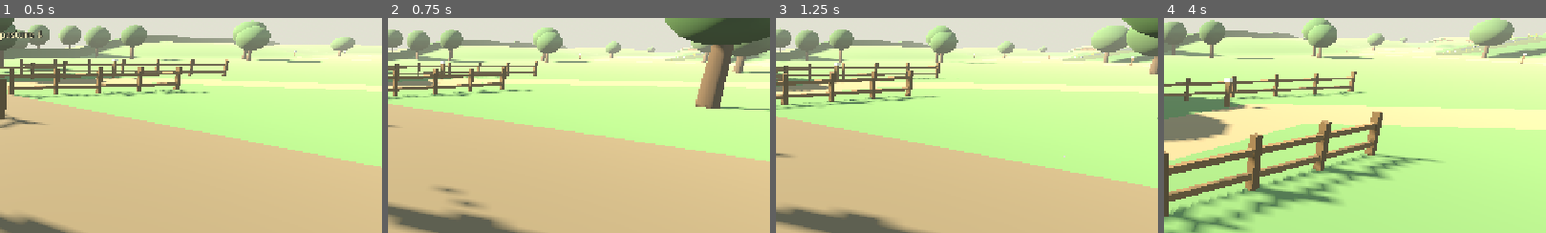
Above: before the commit, frames 1-4 (left to right).
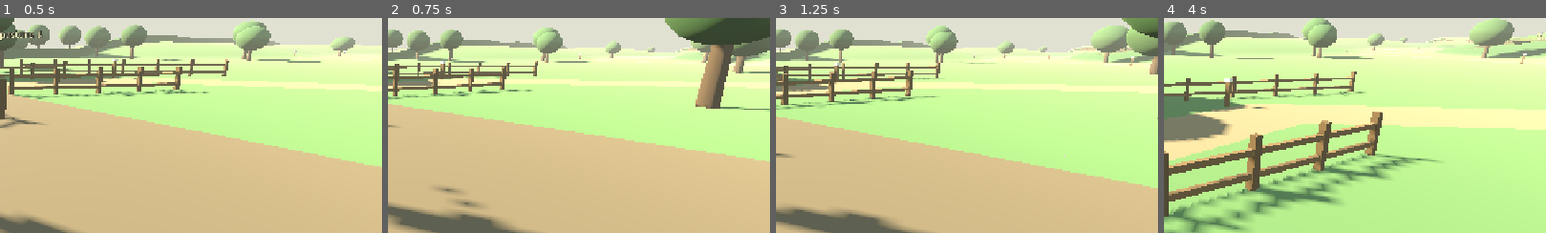
Above: after the commit, the same moments.

Repository: fortins4/devPlayground
Game: Godot game, scene res://scenes/prologue/opening_cattle_drive.tscn
Two runs of this game, one before a commit and one after it. Both use one fixed random seed, a clock stepped at 60 frames per second and the inputs below. This scene is started directly instead of the project's main scene.
Inputs (mouse positions are % of the whole screen's width and height, from its top left):
- Up to frame 1 (0.5 s): no input
- Up to frame 2 (0.75 s): tap Enter at 0.5 s; move the mouse to (55, 50) at 0.52 s; hold W (move_forward) from 0.53 s (still down); hold Right mouse button (attack_heavy) from 0.53 s (still down); click (55, 50) at 0.67 s
- Up to frame 3 (1.25 s): keep holding W (move_forward); keep holding Right mouse button (attack_heavy); tap Space (jump) at 0.77 s
- Up to frame 4 (4 s): keep holding W (move_forward); move the mouse to (45, 50) at 1.27 s; release Right mouse button (attack_heavy) at 1.28 s; click (45, 50) at 1.35 s; tap Space (jump) at 1.52, 3.02, 3.77 s; move the mouse to (52, 48) at 2.02 s; hold H (band_toggle) 2.03-2.78 s; move the mouse to (49, 52) at 2.77 s; tap Ctrl (crouch) at 2.85 s; click (49, 52) at 2.92 s; move the mouse to (57, 51) at 3.52 s; hold Q (cycle_weapon) from 3.53 s (still down)
The pictures show only the part of the screen within x 50-100%, y 24-74%; the shares and areas given below are measured in that part.

Frame 1 is identical in both runs. In frame 2, 0.2% of the frame differs, in the area x 72-84%, y 16-20%; in frame 3, 0.3%; in frame 4, 0.6%, in the area x 71-100%, y 6-18%.

Commit message:
Opening: naturalise the two west-of-lane decorative bog patches
Reuse the shared organic bog treatment from the back-paddock patch for the
two visual bogs west of the lane (was flat draped squares). Each patch gets
its own noise seed / harmonic phase so the outlines differ, a shallow dip in
OpeningTerrain.height_at + bake (collider == mesh), grass→moss→peat vertex
paint, and a few pools / tussocks / rushes / bog cotton. No stuck/slow logic
— decorative only. Patch 1 nudged slightly west of the old centre so the
dip stays clear of the lane and the dog-ambush straight; lane centreline
height unchanged vs parent.

Diff:
--- a/scripts/prologue/opening_farm_greybox.gd
+++ b/scripts/prologue/opening_farm_greybox.gd
@@ -181,8 +181,9 @@
 func _bog_ground(x: float, z: float, h: float) -> Color:
 	var n := Terrain._bnoise().get_noise_2d(x * 0.9 + 100.0, z * 0.9 - 60.0)
 	var c := C_BOG_MOSS.lerp(C_BOG_PEAT, clampf(0.5 + n * 1.4, 0.0, 1.0))
-	# Wet floor reads darker: up to ~35 % darker near the water line.
-	var wet := clampf((-h - 0.2) / maxf(-Terrain.BOG_WATER_Y - 0.2, 0.01), 0.0, 1.0)
+	# Wet floor reads darker from dip depth (works for the main bog and the decorative patches).
+	var depth := Terrain.bog_depth(x, z) + Terrain.deco_bog_depth(x, z)
+	var wet := clampf((depth - 0.12) / 0.35, 0.0, 1.0)
 	return c.darkened(0.35 * wet)
 
 
@@ -223,6 +224,10 @@
 				var bm := Terrain.bog_mask(x, z)
 				if bm > 0.0:
 					c = c.lerp(_bog_ground(x, z, h), bm)
+			# Decorative west-of-lane bog patches (same moss/peat fade, no square overlays).
+			var dm := Terrain.deco_bog_mask(x, z)
+			if dm > 0.0:
+				c = c.lerp(_bog_ground(x, z, h), dm)
 			cols[i] = c
 			var hl := hs[iz * w + maxi(ix - 1, 0)]
 			var hr := hs[iz * w + mini(ix + 1, w - 1)]
@@ -257,7 +262,7 @@
 			verts.append(Vector3(Terrain.MIN_X + float(ix) * step, hs[i], Terrain.MIN_Z + float(iz) * step))
 			vn.append(nrms[i])
 			vc.append(cols[i])
-			if hs[i] > 0.0005 or cols[i] != C_GRASS:
+			if absf(hs[i]) > 0.0005 or cols[i] != C_GRASS:
 				flat = false
 	var idx := PackedInt32Array()
 	if flat:
@@ -440,9 +445,9 @@
 	## drops below the water line, then tussocks, rush clumps and bog cotton scattered by the mask.
 	_build_bog_water()
 	_build_bog_plants()
-	# Extra visual bog patches west of the lane (draped on whatever ground they sit on).
-	_build_bog_patch(Vector3(-10.0, 0.0, 100.0), Vector3(14.0, 2.0, 10.0), 5521)
-	_build_bog_patch(Vector3(-55.0, 0.0, 160.0), Vector3(18.0, 2.0, 14.0), 7733)
+	# Decorative west-of-lane bog patches: same organic treatment (shallower dip, no stuck logic).
+	for p in Terrain.deco_bogs():
+		_build_deco_bog_patch(p)
 
 
 func _build_bog_water() -> void:
@@ -561,27 +566,137 @@
 	(tools[key][0] as SurfaceTool).append_from(mesh, 0, xf)
 
 
-func _build_bog_patch(center: Vector3, size: Vector3, seed_val: int) -> void:
-	var half := size * 0.5
-	var box := AABB(center - half, size)
-	_drape_rect(Vector3(center.x, 0.0, center.z), size.x, size.z, 0.0, 0.03, C_BOG)
+func _build_deco_bog_patch(p: Dictionary) -> void:
+	## One decorative organic bog: pools where the shallow dip is deep enough, plus a few
+	## tussocks / rush clumps / bog cotton. No flat square, slab or rim — paint is in the terrain.
+	_build_deco_bog_water(p)
+	_build_deco_bog_plants(p)
+
+
+func _build_deco_bog_water(p: Dictionary) -> void:
+	## These patches sit on hill skirts, so one level sheet would float over the downhill side.
+	## Instead the water surface follows the UNDIPPED ground, water_rel below it, on the same grid
+	## and diagonal as the terrain. It only rises above the (dipped) ground where the dip is deeper
+	## than water_rel, so the terrain clips it into pools in the hollows between the hummocks.
+	var cx := float(p["cx"])
+	var cz := float(p["cz"])
+	var water_rel := float(p["water_rel"])
+	var e := int(ceil(float(p["extent"])))
+	var verts := PackedVector3Array()
+	var norms := PackedVector3Array()
+	var idx := PackedInt32Array()
+	for iz in range(-e, e):
+		for ix in range(-e, e):
+			var x0 := cx + float(ix)
+			var z0 := cz + float(iz)
+			var cs := [Vector2(x0, z0), Vector2(x0 + 1.0, z0), Vector2(x0, z0 + 1.0), Vector2(x0 + 1.0, z0 + 1.0)]
+			var wet := false
+			var ws: Array[float] = []
+			for c: Vector2 in cs:
+				var dep := Terrain.deco_bog_depth_one(p, c.x, c.y)
+				ws.append(_ground_y(Vector3(c.x, 0, c.y)) + dep - water_rel)
+				if dep > water_rel + 0.005:
+					wet = true
+			if not wet:
+				continue
+			var b := verts.size()
+			for k in 4:
+				verts.append(Vector3(cs[k].x, ws[k], cs[k].y))
+				norms.append(Vector3.UP)
+			idx.append_array([b, b + 1, b + 2, b + 1, b + 3, b + 2])
+	if verts.is_empty():
+		return
+	var arrays := []
+	arrays.resize(Mesh.ARRAY_MAX)
+	arrays[Mesh.ARRAY_VERTEX] = verts
+	arrays[Mesh.ARRAY_NORMAL] = norms
+	arrays[Mesh.ARRAY_INDEX] = idx
+	var am := ArrayMesh.new()
+	am.add_surface_from_arrays(Mesh.PRIMITIVE_TRIANGLES, arrays)
+	var mi := MeshInstance3D.new()
+	mi.name = "DecoBogWater"
+	mi.mesh = am
+	var m := StandardMaterial3D.new()
+	m.albedo_color = C_BOG_POOL
+	# Pools follow the skirt slope: keep specular low so grazing views never go sky-pale.
+	m.roughness = 0.6
+	m.metallic_specular = 0.05
+	m.cull_mode = BaseMaterial3D.CULL_DISABLED
+	mi.material_override = m
+	_gen.add_child(mi)
+
+
+func _build_deco_bog_plants(p: Dictionary) -> void:
 	var rng := RandomNumberGenerator.new()
-	rng.seed = seed_val
-	for i in 5:
-		var px := rng.randf_range(box.position.x + 2.0, box.end.x - 2.0)
-		var pz := rng.randf_range(box.position.z + 2.0, box.end.z - 2.0)
-		var sx := rng.randf_range(1.0, 2.2)
-		var sz := rng.randf_range(0.8, 1.7)
-		_drape_disc(Vector3(px, 0.0, pz), sx, sz, 0.06, C_BOG_WATER)
-	for i in 28:
-		var px := rng.randf_range(box.position.x, box.end.x)
-		var pz := rng.randf_range(box.position.z, box.end.z)
-		var h := rng.randf_range(0.55, 1.2)
-		_mesh_box(_gen, _on_ground(Vector3(px, h * 0.5 - 0.05, pz)), Vector3(0.08, h, 0.08), C_REED)
-	for i in 10:
-		var px := rng.randf_range(box.position.x, box.end.x)
-		var pz := rng.randf_range(box.position.z, box.end.z)
-		_mesh_sphere(_gen, _on_ground(Vector3(px, 0.35, pz)), 0.12, C_STAKE_TOP)
+	rng.seed = int(p["seed"])
+	var tools := {}
+	var sphere := SphereMesh.new()
+	sphere.radius = 1.0
+	sphere.height = 2.0
+	sphere.radial_segments = 8
+	sphere.rings = 4
+	var blade := BoxMesh.new()
+	blade.size = Vector3.ONE
+	var ext := float(p["extent"])
+	var cx := float(p["cx"])
+	var cz := float(p["cz"])
+	var water_rel := float(p["water_rel"])
+	var want_t := 18
+	var want_r := 10
+	var placed_t := 0
+	var placed_r := 0
+	var tries := 0
+	while (placed_t < want_t or placed_r < want_r) and tries < 1200:
+		tries += 1
+		var pos := Vector3(cx + rng.randf_range(-ext, ext), 0.0, cz + rng.randf_range(-ext, ext))
+		var msk := Terrain.deco_bog_mask_one(p, pos.x, pos.z)
+		if msk < 0.08:
+			continue
+		var gy := _ground_y(pos)
+		var depth := Terrain.deco_bog_depth_one(p, pos.x, pos.z)
+		if depth > water_rel - 0.02:
+			continue  # open water / pool
+		var keep := 0.2 + 0.8 * msk
+		if rng.randf() > keep:
+			continue
+		if placed_t < want_t and (placed_r >= want_r or rng.randf() < 0.6):
+			var r := rng.randf_range(0.22, 0.48) * (0.6 + 0.4 * msk)
+			var col: Color = C_TUSSOCK[rng.randi() % C_TUSSOCK.size()]
+			var xf := Transform3D(
+				Basis.from_euler(Vector3(0, rng.randf() * TAU, 0)).scaled(
+					Vector3(r, r * rng.randf_range(0.45, 0.7), r * rng.randf_range(0.8, 1.2))),
+				Vector3(pos.x, gy - r * 0.12, pos.z))
+			_st_append(tools, col, sphere, xf)
+			placed_t += 1
+		elif placed_r < want_r and msk > 0.25:
+			var blades := rng.randi_range(5, 9)
+			for b in blades:
+				var hh := rng.randf_range(0.4, 1.0)
+				var off := Vector3(rng.randf_range(-0.22, 0.22), 0.0, rng.randf_range(-0.22, 0.22))
+				var tilt := Basis.from_euler(Vector3(rng.randf_range(-0.3, 0.3), rng.randf() * TAU, rng.randf_range(-0.3, 0.3)))
+				var base := Vector3(pos.x, gy - 0.05, pos.z) + off
+				var xf := Transform3D(tilt.scaled(Vector3(0.03, hh, 0.03)), base + tilt * Vector3(0, hh * 0.5, 0))
+				_st_append(tools, C_RUSH[rng.randi() % C_RUSH.size()], blade, xf)
+			placed_r += 1
+	# Bog cotton on the drier hummocks.
+	for i in 8:
+		var pos := Vector3(cx + rng.randf_range(-ext, ext), 0.0, cz + rng.randf_range(-ext, ext))
+		if Terrain.deco_bog_mask_one(p, pos.x, pos.z) < 0.45:
+			continue
+		if Terrain.deco_bog_depth_one(p, pos.x, pos.z) > water_rel - 0.04:
+			continue
+		var xf := Transform3D(Basis().scaled(Vector3.ONE * 0.07),
+			Vector3(pos.x, _ground_y(pos) + rng.randf_range(0.2, 0.4), pos.z))
+		_st_append(tools, C_STAKE_TOP, sphere, xf)
+	for key in tools:
+		var st: SurfaceTool = tools[key][0]
+		st.generate_normals()
+		var mi := MeshInstance3D.new()
+		mi.name = "DecoBogPlants"
+		mi.mesh = st.commit()
+		mi.material_override = _mat(tools[key][1])
+		_gen.add_child(mi)
+	print("OPENING_DECO_BOG cx=%.1f cz=%.1f tussocks=%d rush_clumps=%d" % [cx, cz, placed_t, placed_r])
 
 
 func _back_gap_x() -> float:
--- a/scripts/prologue/opening_terrain.gd
+++ b/scripts/prologue/opening_terrain.gd
@@ -42,10 +42,28 @@
 const BOG_WATER_Y := -0.53
 
 static var _bog_noise: FastNoiseLite = null
+static var _deco_noises: Dictionary = {}  # seed → FastNoiseLite
 static var _caps: Array = []  # [{cx, cz, rx, rz, ry, sink, color, kind, name}]
 static var _mouth_x: float = -28.0
 static var _heights: PackedFloat32Array = PackedFloat32Array()
 static var _baked_for: float = NAN
+
+## Decorative west-of-lane bog patches (organic outline + shallow dip + paint). Visual only —
+## no stuck/slow logic. Sizes match the old flat squares; shallower dip than the main bog.
+## Keys: cx, cz, r, extent, blend, feather, dip, hummock, ease, seed, phase, water_rel (pool
+## surface this far below the undipped ground — only hollows deeper than it flood).
+const DECO_BOGS: Array = [
+	{  # nearer patch, west of Bend5 (was 14×10 square at (-10, 100))
+		"cx": -14.0, "cz": 102.0, "r": 5.6, "extent": 9.0,
+		"blend": 1.6, "feather": 0.5, "dip": 0.30, "hummock": 0.14, "ease": 2.5,
+		"seed": 5521, "phase": 1.3, "water_rel": 0.33,
+	},
+	{  # farther patch, west of Bend8 (was 18×14 square at (-55, 160))
+		"cx": -55.0, "cz": 160.0, "r": 7.2, "extent": 11.5,
+		"blend": 1.8, "feather": 0.55, "dip": 0.32, "hummock": 0.14, "ease": 2.7,
+		"seed": 7733, "phase": 4.1, "water_rel": 0.38,
+	},
+]
 
 
 ## Rebuild cap list (PastureMouth x moves the mouth berms). Invalidates the baked grid.
@@ -158,7 +176,7 @@
 		var f := cap_value(cap, x, z)
 		if f > acc - FILLET:
 			acc = _smax(acc, f, FILLET)
-	return acc - bog_depth(x, z)
+	return acc - bog_depth(x, z) - deco_bog_depth(x, z)
 
 
 # ---------------------------------------------------------------- bog patch
@@ -210,6 +228,80 @@
 	var prof := smoothstep(-BOG_FEATHER, 3.5, e)
 	var hum := BOG_HUMMOCK * _bnoise().get_noise_2d(x * 1.25 + 40.0, z * 1.25 - 17.0) * 1.8
 	return prof * (BOG_DIP - hum)
+
+
+# ---------------------------------------------------------------- decorative west bog patches
+
+static func deco_bogs() -> Array:
+	return DECO_BOGS
+
+
+static func _deco_noise(seed_val: int) -> FastNoiseLite:
+	if not _deco_noises.has(seed_val):
+		var n := FastNoiseLite.new()
+		n.seed = seed_val
+		n.noise_type = FastNoiseLite.TYPE_SIMPLEX_SMOOTH
+		n.frequency = 0.18
+		n.fractal_type = FastNoiseLite.FRACTAL_FBM
+		n.fractal_octaves = 2
+		_deco_noises[seed_val] = n
+	return _deco_noises[seed_val]
+
+
+## Signed edge distance for decorative patch `p`: + inside, − outside.
+static func deco_bog_edge(p: Dictionary, x: float, z: float) -> float:
+	var dx := x - float(p["cx"])
+	var dz := z - float(p["cz"])
+	var d := sqrt(dx * dx + dz * dz)
+	var extent := float(p["extent"])
+	if d > extent:
+		return -(d - extent) - 2.0
+	var a := atan2(dz, dx)
+	var phase := float(p["phase"])
+	var r := float(p["r"]) * (1.0 + 0.17 * sin(3.0 * a + 0.6 + phase)
+		+ 0.10 * sin(5.0 * a + 2.4 + phase * 0.7)
+		+ 0.05 * sin(9.0 * a + 1.1 + phase * 1.3))
+	r += 1.0 * _deco_noise(int(p["seed"])).get_noise_2d(x, z)
+	return r - d
+
+
+static func deco_bog_mask_one(p: Dictionary, x: float, z: float) -> float:
+	return smoothstep(-float(p["feather"]), float(p["blend"]), deco_bog_edge(p, x, z))
+
+
+## Soft mask across every decorative patch (for vertex-colour blend). Max of individuals.
+static func deco_bog_mask(x: float, z: float) -> float:
+	var best := 0.0
+	for p in DECO_BOGS:
+		var dx := x - float(p["cx"])
+		var dz := z - float(p["cz"])
+		if dx * dx + dz * dz > float(p["extent"]) * float(p["extent"]):
+			continue
+		best = maxf(best, deco_bog_mask_one(p, x, z))
+	return best
+
+
+static func deco_bog_depth_one(p: Dictionary, x: float, z: float) -> float:
+	var dx := x - float(p["cx"])
+	var dz := z - float(p["cz"])
+	var extent := float(p["extent"])
+	if dx * dx + dz * dz > extent * extent:
+		return 0.0
+	var e := deco_bog_edge(p, x, z)
+	if e <= -float(p["feather"]):
+		return 0.0
+	var prof := smoothstep(-float(p["feather"]), float(p["ease"]), e)
+	var hum := float(p["hummock"]) * _deco_noise(int(p["seed"])).get_noise_2d(
+		x * 1.25 + 40.0, z * 1.25 - 17.0) * 1.8
+	return prof * (float(p["dip"]) - hum)
+
+
+## Sum of decorative dips at xz (0 outside every patch).
+static func deco_bog_depth(x: float, z: float) -> float:
+	var acc := 0.0
+	for p in DECO_BOGS:
+		acc += deco_bog_depth_one(p, x, z)
+	return acc
 
 
 ## Index of the cap that dominates xz (highest signed value), or -1 on open field.
@@ -260,6 +352,17 @@
 		var z := MIN_Z + float(iz) * STEP
 		for ix in range(bx0, bx1 + 1):
 			hs[iz * w + ix] -= bog_depth(MIN_X + float(ix) * STEP, z)
+	# Decorative west-of-lane bog dips (same order as height_at).
+	for p in DECO_BOGS:
+		var ex := float(p["extent"])
+		var dx0 := maxi(0, int(floor((float(p["cx"]) - ex - MIN_X) / STEP)))
+		var dx1 := mini(w - 1, int(ceil((float(p["cx"]) + ex - MIN_X) / STEP)))
+		var dz0 := maxi(0, int(floor((float(p["cz"]) - ex - MIN_Z) / STEP)))
+		var dz1 := mini(d - 1, int(ceil((float(p["cz"]) + ex - MIN_Z) / STEP)))
+		for iz in range(dz0, dz1 + 1):
+			var z := MIN_Z + float(iz) * STEP
+			for ix in range(dx0, dx1 + 1):
+				hs[iz * w + ix] -= deco_bog_depth_one(p, MIN_X + float(ix) * STEP, z)
 	_heights = hs
 	_baked_for = _mouth_x
 	return _heights
